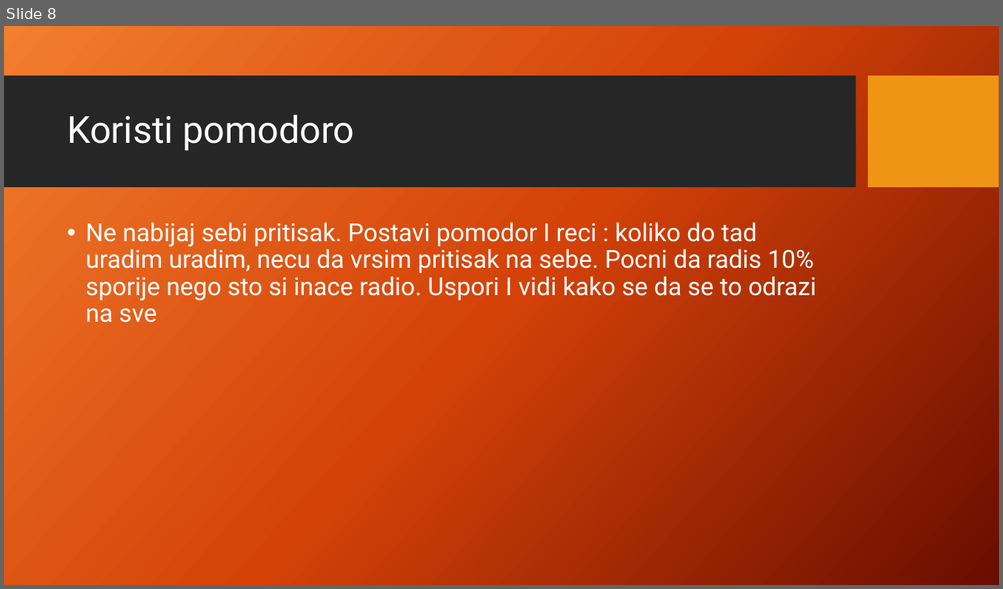
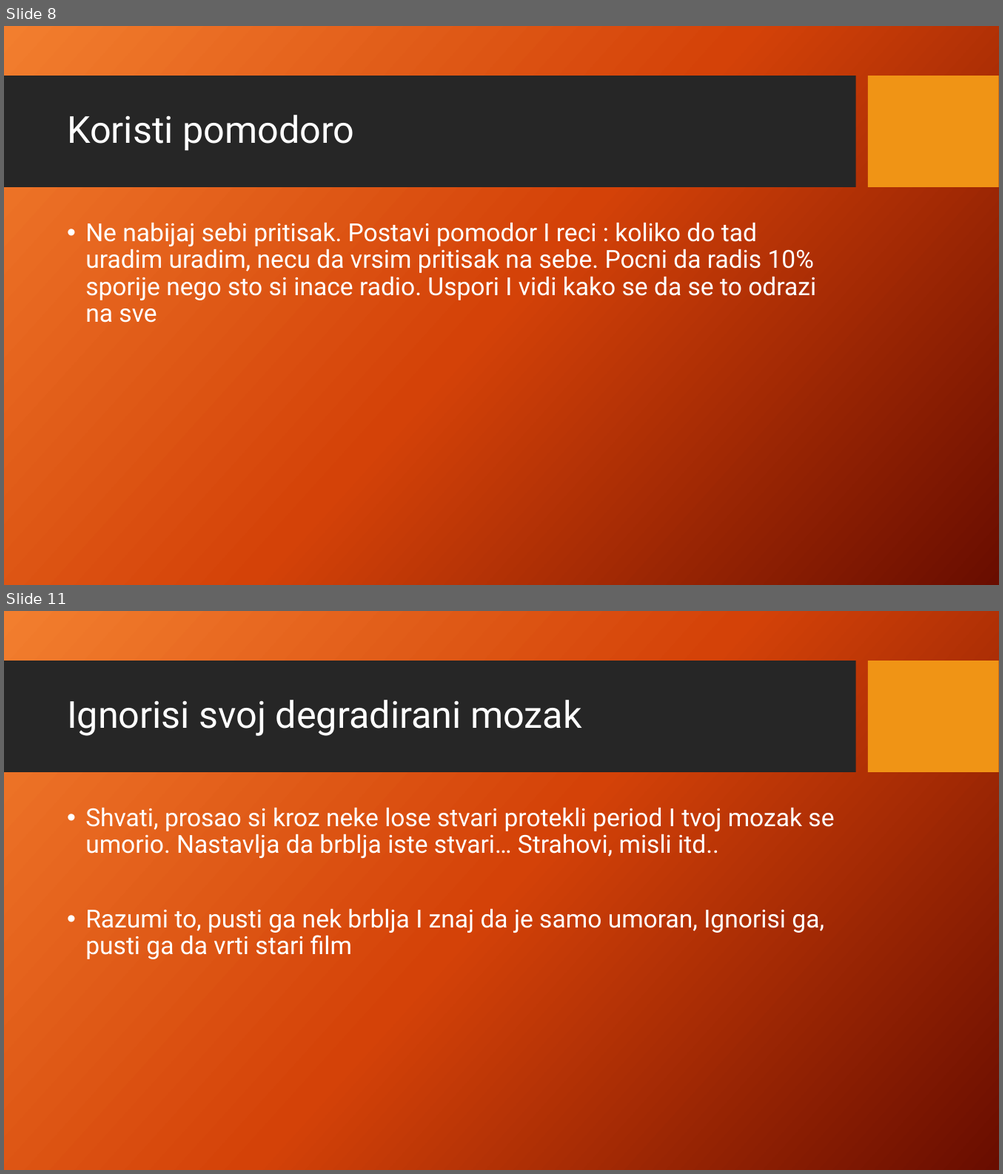
Before and after one commit to mladenpopovic808/Fundamenti, a slide deck: Fundamenti zivota.pptx. Shown one above the other, each under a label of ours: slide 8 before the commit, slides 8 and 11 after it; the slides between them are not shown. The pictures are 1003x589 and 1003x1174 pixels, drawn with LibreOffice and Linux fonts; fonts in the diff are those of the drawing; background and template pictures are left out. Boxes give left, top, right and bottom in pixels: in the first picture for what was removed or moved away, otherwise in the second. Text is boxed around its words. In the diff, an @@ line names an element or a change of style, - is before the commit and + after.

```diff
--- a/Fundamenti zivota.pptx
+++ b/Fundamenti zivota.pptx
@@ slide 11 added at [4,611,999,1170], background picture (left out); not listed: 2 template elements that a slide beside it also shows @@
@@ title added at [67,700,581,736], 36 pt, text #FFFFFF @@
+Ignorisi svoj degradirani mozak
@@ text added at [85,807,834,960], 24 pt, text #FFFFFF @@
+• Shvati, prosao si kroz neke lose stvari protekli period I tvoj mozak se umorio. Nastavlja da brblja iste stvari… Strahovi, misli itd..
+• Razumi to, pusti ga nek brblja I znaj da je samo umoran, Ignorisi ga, pusti ga da vrti stari film
```
Also in this commit, not shown: 3 other slides added.
